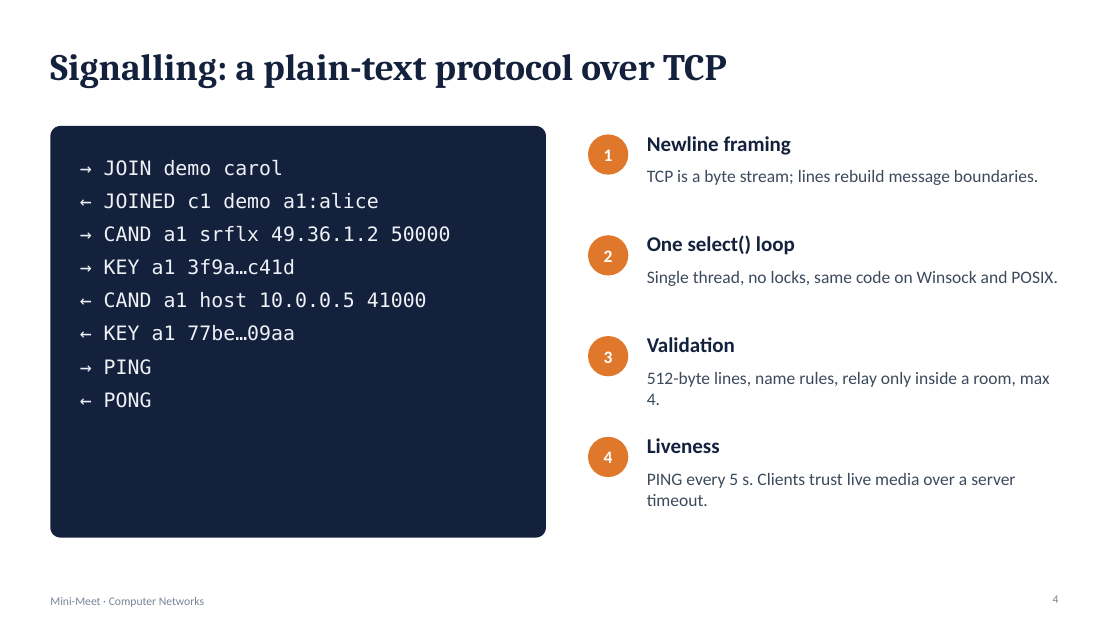
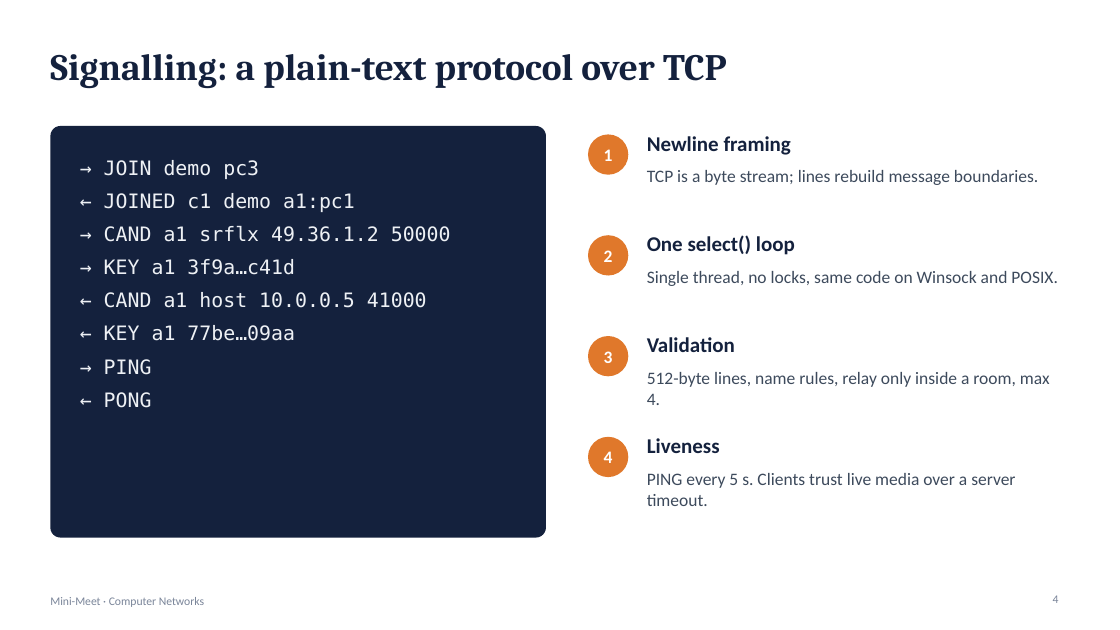
Before and after one commit to TowVansh/mini-meet, a slide deck: slide 4 of Mini-Meet-Slides.pptx. Drawn at 1120x630 pixels with LibreOffice and Linux fonts; fonts in the diff are those of the drawing. Boxes give left, top, right and bottom in pixels: in the first picture for what was removed or moved away, otherwise in the second. Text is boxed around its words. In the diff, an @@ line names an element or a change of style, - is before the commit and + after.

Commit message:
Slides and report: drop app screenshot (live demo instead), use PC1/PC2/PC3 placeholder names

```diff
--- a/Mini-Meet-Slides.pptx
+++ b/Mini-Meet-Slides.pptx
@@ text at bbox=[104, 160, 355, 212]: text changed @@
-→ JOIN demo carol
-← JOINED c1 demo a1:alice
+→ JOIN demo pc3
+← JOINED c1 demo a1:pc1
```
Also in this commit, not shown: 5 other slides changed, 12 other files.
